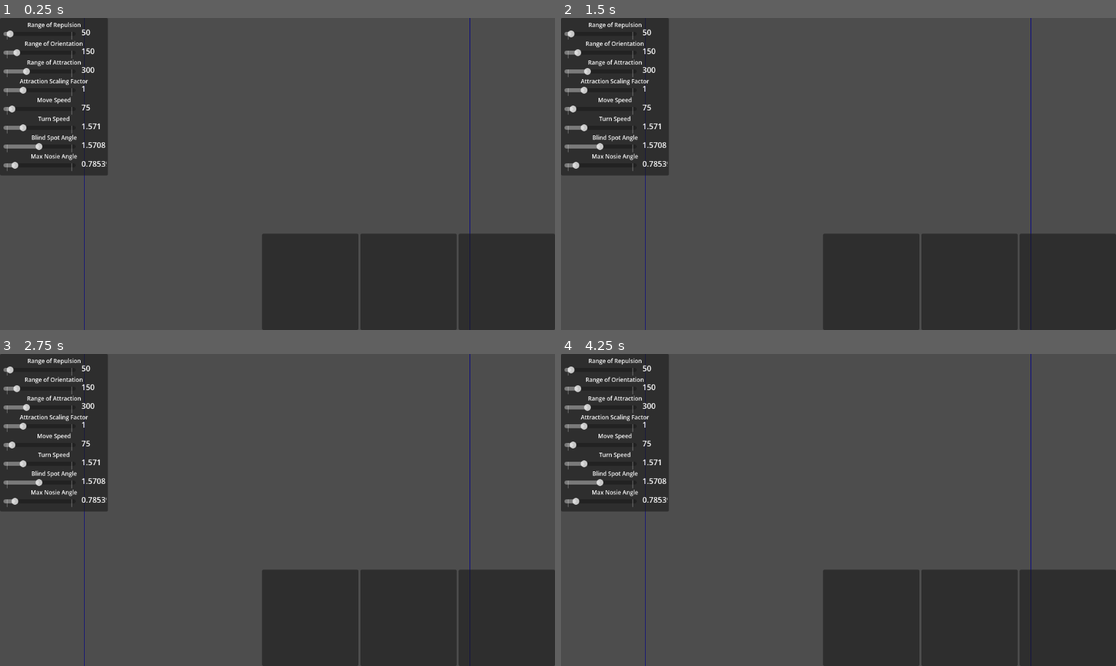
Above: before the commit, frames 1-4 (two rows, left to right).
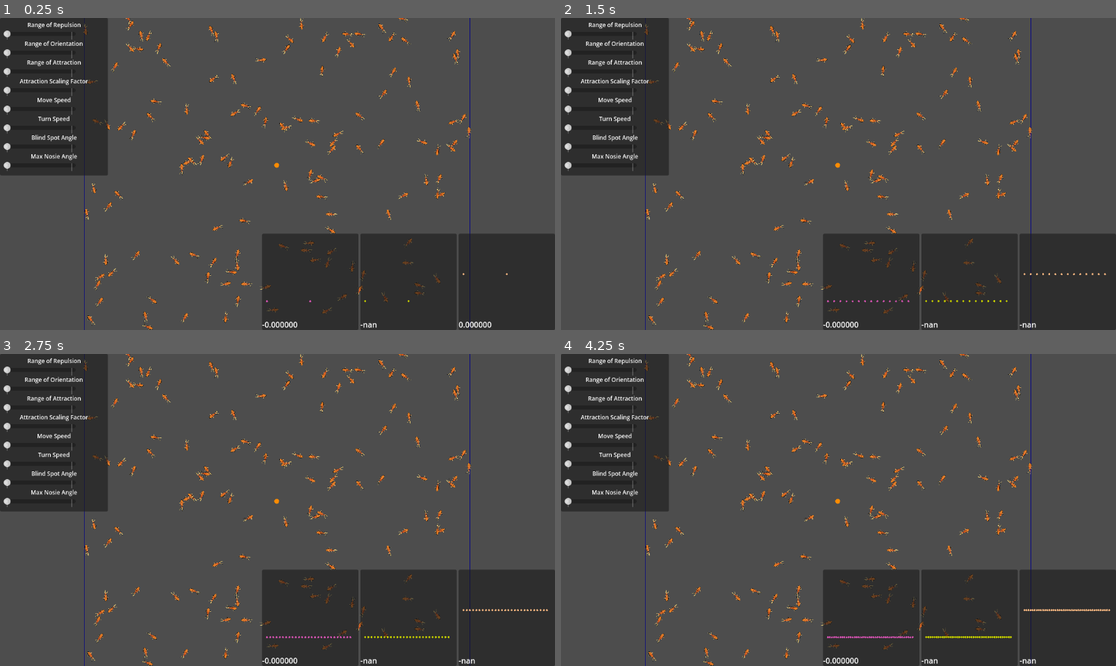
Above: after the commit, the same moments.

Repository: AdithaD/FishSchools
Game: Godot game, scene res://PackedScenes/Simulator.tscn
The game is run twice, just before and just after one commit, with the same random seed, the same clock (stepped at 60 frames per second) and the same inputs. This scene is started directly instead of the project's main scene.
Inputs:
- Up to frame 1 (0.25 s): no input
- Up to frame 2 (1.5 s): no input
- Up to frame 3 (2.75 s): no input
- Up to frame 4 (4.25 s): no input

The runs differ from the first frame. In frame 1, 2.9% of the frame differs, in the area x 0-92%, y 0-100%; in frame 2, 2.9%; in frame 3, 3.0%; in frame 4, 3.1%, in the area x 0-99%, y 0-100%.
Error after the commit: Cannot call method 'get' on a null value. (res://Scripts/StatSlider.gd:9)

Commit message:
toggle metrics off

Diff:
--- a/Simulation/PackedScenes/Simulator.tscn
+++ b/Simulation/PackedScenes/Simulator.tscn
@@ -1,20 +1,18 @@
-[gd_scene load_steps=7 format=3 uid="uid://cjs17lq1ycowq"]
+[gd_scene load_steps=6 format=3 uid="uid://cjs17lq1ycowq"]
 
 [ext_resource type="Script" path="res://Scripts/FishSimulation.gd" id="1_mskyh"]
 [ext_resource type="PackedScene" uid="uid://cwo1vflwk1dxk" path="res://PackedScenes/Fish.tscn" id="2_b248h"]
-[ext_resource type="Resource" uid="uid://dbhxp0lfmuhv0" path="res://Resources/FishStats/DefaultFishStats.tres" id="3_lihjg"]
 [ext_resource type="Script" path="res://Scripts/ControlGUI.gd" id="4_62s7w"]
 [ext_resource type="Script" path="res://Scripts/Chart.gd" id="5_o5jso"]
 [ext_resource type="PackedScene" path="res://PackedScenes/StatSlider.tscn" id="6_eyy6u"]
 
 [node name="Simulation" type="Node2D"]
 script = ExtResource("1_mskyh")
-amount_of_fish = 300
+amount_of_fish = 150
 fish_agent = ExtResource("2_b248h")
-fish_stats = ExtResource("3_lihjg")
 bounds_size = Vector2(800, 800)
 time_duration = 1.0
-number_of_steps = 10
+auto_start = true
 
 [node name="Agents" type="Node2D" parent="."]
 
--- a/Simulation/Scripts/Experiment.gd
+++ b/Simulation/Scripts/Experiment.gd
@@ -16,16 +16,20 @@
 
 	experiment_schedule = experiment_stats.generate_experiment_schedule()
 
+	print('Experiment starting...')
+
 	start_next_simulation()
 
 	pass # Replace with function body.
 
 func start_next_simulation() -> void:
+	print('Starting simulation %d our of %d' % [current_experiment + 1, len(experiment_schedule)])
 	var new_simulation = simulation.instantiate() as FishSimulation
 	new_simulation.connect("simulation_ended", on_simulation_ended)
 
-	var new_stats = FishStats.new()
-	new_stats.init_from_list(experiment_schedule[current_experiment])
+	var new_stats = FishStats.init_from_list(experiment_schedule[current_experiment])
+
+	print(new_stats)
 
 	new_simulation.fish_stats = new_stats
 
--- a/Simulation/Scripts/FishSimulation.gd
+++ b/Simulation/Scripts/FishSimulation.gd
@@ -8,12 +8,21 @@
 @export var should_apply_bounds = true
 @export var bounds_size : Vector2
 @export var time_duration = 100.0
-@export var time_scale = 1
+@export var time_scale : int = 1
 
 @export_group("Discrete Time")
 @export var is_discrete_time_simulation = true
 @export var discrete_time_step = 0.1
 @export var number_of_steps = 100
+@export var auto_start = false
+
+@export_group("Metrics")
+@export var average_distance_to_centre_of_mass = false
+@export var global_vec_divergence = false
+@export var local_vec_divergence = false
+@export var swirling_factor = false
+
+
 
 var bounds : Rect2i
 var agents : Array[FishAgent] = []
@@ -41,6 +50,8 @@
 
 	print(bounds)
 
+	if auto_start:
+		start_simulation()
 
 func start_simulation():
 	for i in range(amount_of_fish):
@@ -171,15 +182,26 @@
 	draw_circle(com, 5, Color.DARK_ORANGE)
 
 func on_end_step():
-	var avg_dist_to_com = calculate_avg_dist_to_com_metric()
-	var global_vec_divergence = calculate_vector_divergence_metric()
-	var local_vec_divergence = calculate_local_vector_divergence_metric()
-	var swirling_factor = calculate_swirling_metric()
-
-	metrics["avg_dist_to_com"].append(avg_dist_to_com)
-	metrics["global_vec_divergence"].append(global_vec_divergence)
-	metrics["local_vec_divergence"].append(local_vec_divergence)
-	metrics["swirling_factor"].append(swirling_factor)
+	var avg_dist_to_com = -1
+	var global_vec_divergence = -1
+	var local_vec_divergence = -1
+	var swirling_factor = -1
+
+	if average_distance_to_centre_of_mass:
+		avg_dist_to_com = calculate_avg_dist_to_com_metric()
+		metrics["avg_dist_to_com"].append(avg_dist_to_com)
+
+	if global_vec_divergence:
+		global_vec_divergence = calculate_vector_divergence_metric()
+		metrics["global_vec_divergence"].append(global_vec_divergence)
+
+	if local_vec_divergence:
+		local_vec_divergence = calculate_local_vector_divergence_metric()
+		metrics["local_vec_divergence"].append(local_vec_divergence)
+
+	if swirling_factor:
+		swirling_factor = calculate_swirling_metric()
+		metrics["swirling_factor"].append(swirling_factor)
 
 	emit_signal("end_step", avg_dist_to_com, global_vec_divergence, local_vec_divergence, swirling_factor)
 	queue_redraw()
@@ -189,10 +211,10 @@
 func _on_timer_timeout():
 	if not has_simulation_ended:
 		if current_step < number_of_steps:
-			for i in agents:
-				i.step(discrete_time_step)
-
-			on_end_step()
+			for t in range(time_scale):
+				for i in agents:
+					i.step(discrete_time_step)
+				on_end_step()
 		else:
 			end_simulation()
 		pass # Replace with function body.
--- a/Simulation/Scripts/FishStats.gd
+++ b/Simulation/Scripts/FishStats.gd
@@ -44,6 +44,5 @@
 	turn_speed = p_ts
 
 static func init_from_list(values):
-	var new = FishStats.new(values[0],values[1],values[2],values[3],values[4],values[5],values[6],values[7],)
-
+	var new = FishStats.new(values[0],values[1],values[2],values[3],values[4],values[5],values[6],values[7])
 	return new
